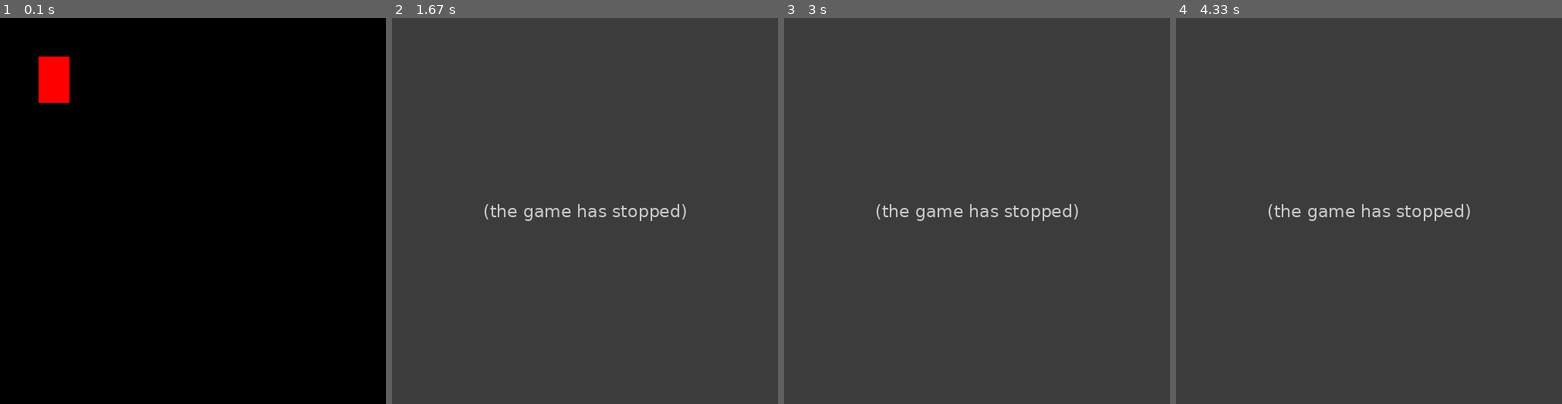
Above: before the commit, frames 1-4 (left to right).
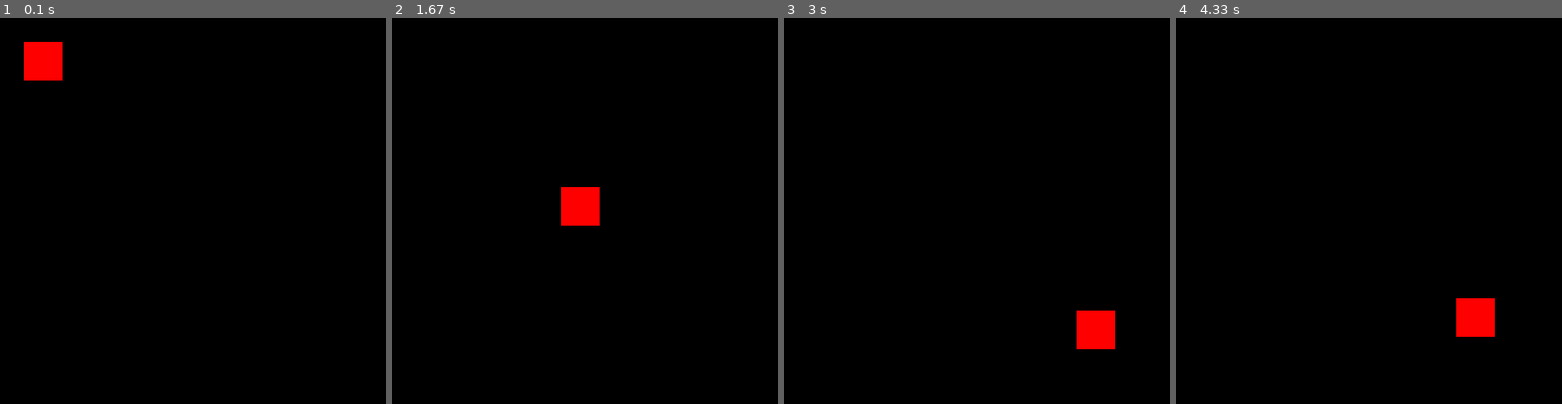
Above: after the commit, the same moments.

Repository: Domroon/pygame-experiments
Game: pygame game, started from myExperiments/experiments.py
Two runs of this game, one before a commit and one after it. Both use one fixed random seed, a clock stepped at 60 frames per second and the inputs below.
Inputs:
- Up to frame 1 (0.1 s): no input
- Up to frame 2 (1.67 s): no input
- Up to frame 3 (3 s): no input
- Up to frame 4 (4.33 s): no input

The runs differ from the first frame. In frame 1, 1.2% of the frame differs, in the area x 6-18%, y 6-22%; in frame 2, 100%, in the area x 0-100%, y 0-100%; in frame 3, 100%; in frame 4, 100%.
Before the commit the program exited at 1.5 s; later frames show no game.

Commit message:
self rectangle experiments

Diff:
--- a/myExperiments/experiments.py
+++ b/myExperiments/experiments.py
@@ -2,26 +2,56 @@
 
 pygame.init()
 
+screenWidth = 500
+screenHeight = 500
+
 window = pygame.display.set_mode((500, 500))
 
-x = 50
-y = 50
-width = 40
-height = 60
-vel = 5
+pygame.display.set_caption("Snake")
 
-pygame.draw.rect(window, (255, 0, 0), (x, y, width, height))
-pygame.display.update()
-pygame.time.delay(500)
+clock = pygame.time.Clock()
 
-window.fill((0, 0, 0))
 
-pygame.draw.rect(window, (255, 0, 0), (x + 10, y, width, height))
-pygame.display.update()
-pygame.time.delay(500)
+class SnakeStartRect:
+    def __init__(self, x, y, width, height, color, velocity):
+        self.x = x
+        self.y = y
+        self.width = width
+        self.height = height
+        self.color = color
+        self.velocity = velocity
 
-window.fill((0, 0, 0))
+    def draw(self, window):
+        pygame.draw.rect(window, self.color, (self.x, self.y, self.width, self.height))
 
-pygame.draw.rect(window, (255, 0, 0), (x + 30, y, width, height))
-pygame.display.update()
-pygame.time.delay(500)
+
+def redraw(startRect):
+    window.fill((0, 0, 0))
+    startRect.draw(window)
+    pygame.display.update()
+
+
+def main():
+    startRect = SnakeStartRect(20, 20, 50, 50, (255, 0, 0), 1)
+
+    run = True
+    while run:
+        clock.tick(250)  # fps = 27
+
+        for event in pygame.event.get():
+            if event.type == pygame.QUIT:
+                run = False
+
+        startRect.x += startRect.velocity
+        startRect.y += startRect.velocity
+
+        if startRect.x > (screenWidth - startRect.width) or startRect.y > (screenHeight - startRect.height):
+            startRect.velocity *= -1
+        elif startRect.x == 0 or startRect.y == 0:
+            startRect.velocity *= -1
+
+        redraw(startRect)
+
+
+if __name__ == '__main__':
+    main()
